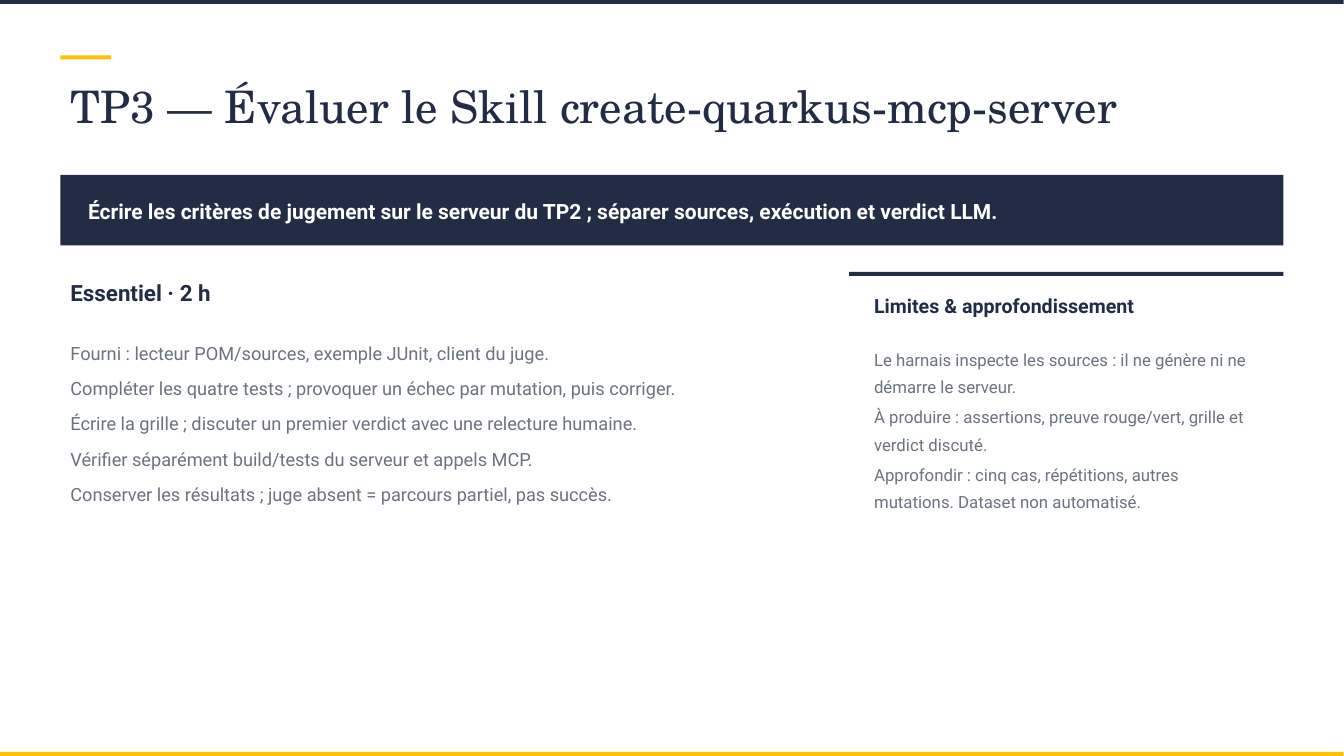
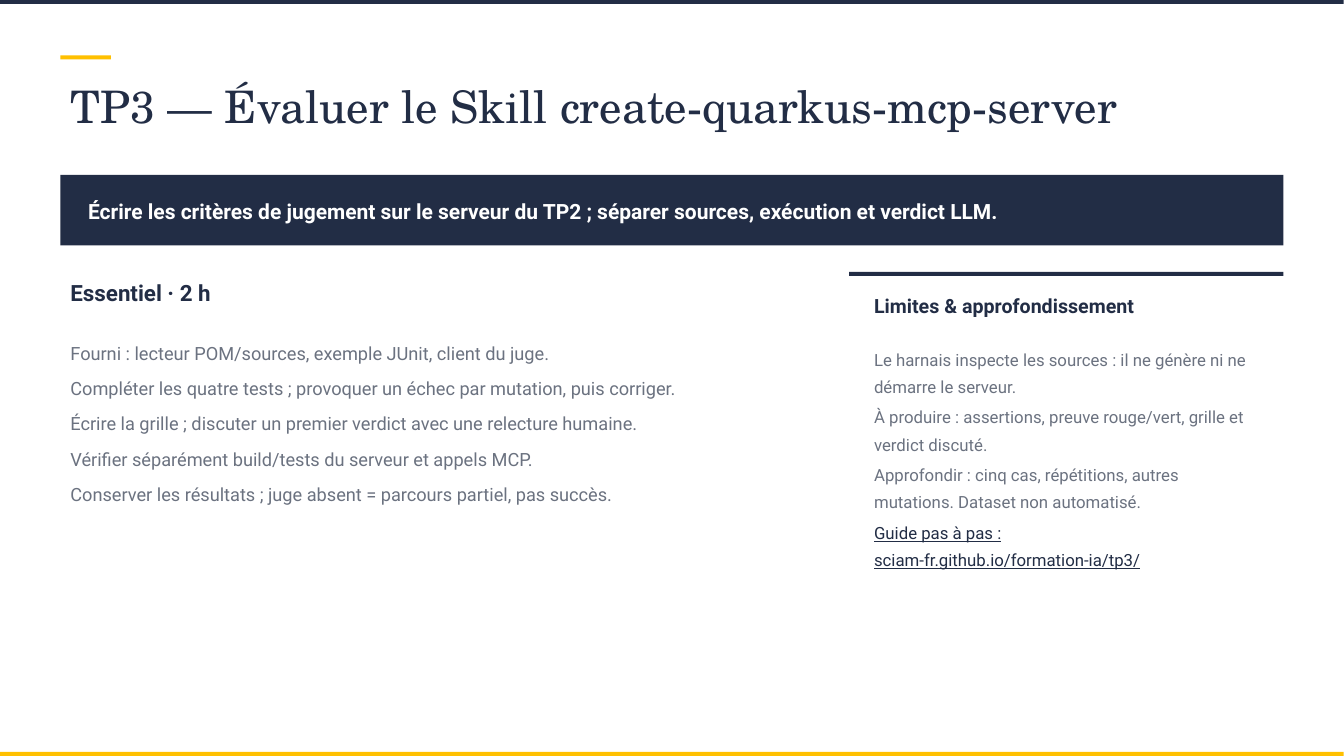
Before and after one commit to SCIAM-FR/formation-ia, a slide deck: slide 43 of slides/Support_formation_SCIAM.pptx (slide 39 before the commit). Drawn at 1344x756 pixels with LibreOffice and Linux fonts; fonts in the diff are those of the drawing; background and template pictures are left out. Boxes give left, top, right and bottom in pixels: in the first picture for what was removed or moved away, otherwise in the second. Text is boxed around its words. In the diff, an @@ line names an element or a change of style, - is before the commit and + after.

```diff
--- a/slides/Support_formation_SCIAM.pptx
+++ b/slides/Support_formation_SCIAM.pptx
@@ text at (x1=874, y1=526, x2=1140, y2=570): paragraph added @@
+Guide pas à pas : sciam-fr.github.io/formation-ia/tp3/
```
Also in this commit, not shown: 13 other slides changed, 6 slides added, 23 other files.
